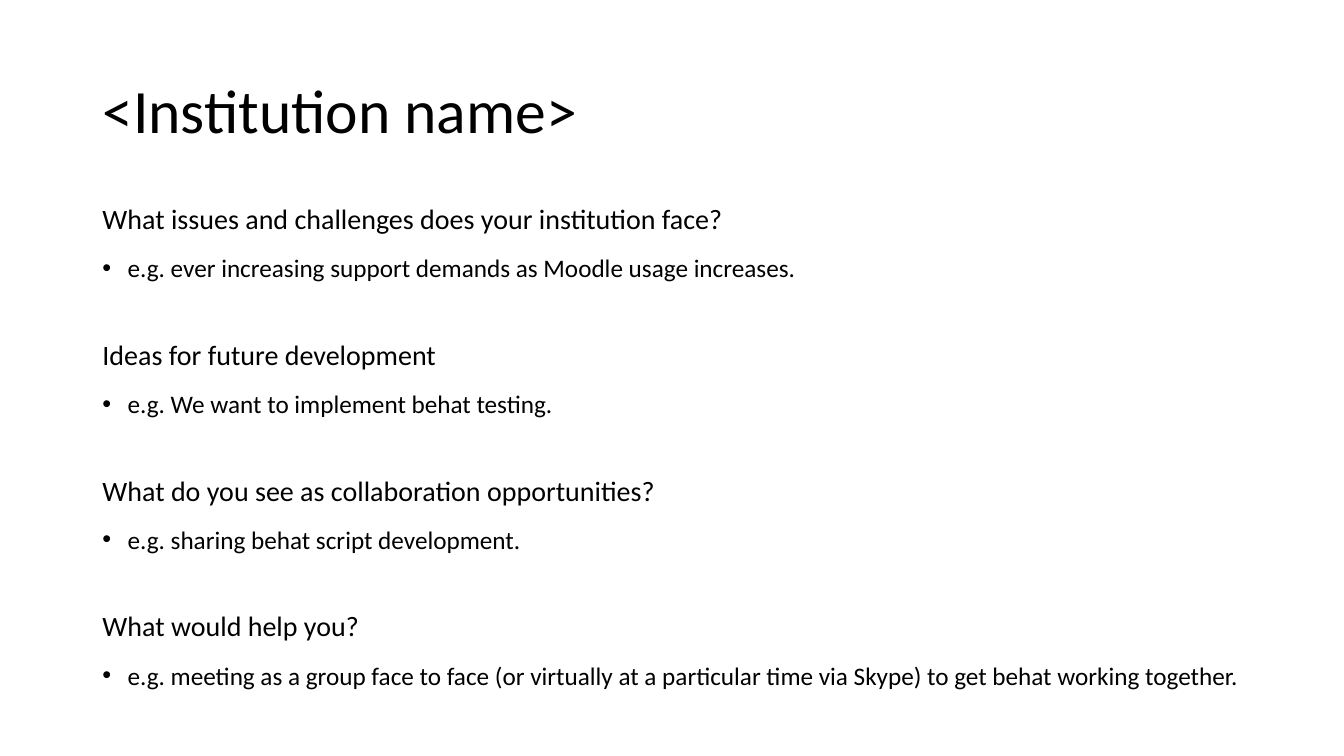
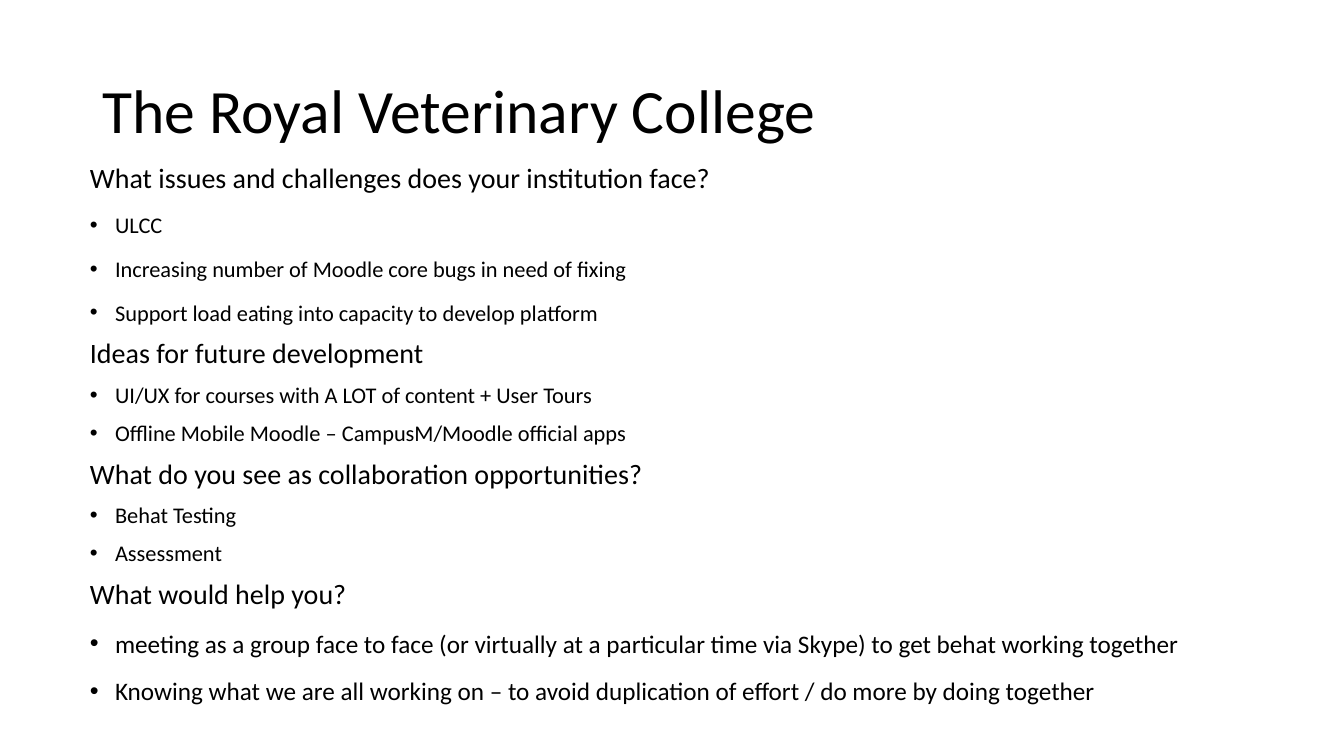
Before and after one commit to moodle-tech-users-london/info, a slide deck: slide 2 of presentations/round-the-room-20161214.pptx. Drawn at 1344x756 pixels with LibreOffice and Linux fonts; fonts in the diff are those of the drawing. Boxes give left, top, right and bottom in pixels: in the first picture for what was removed or moved away, otherwise in the second. Text is boxed around its words. In the diff, an @@ line names an element or a change of style, - is before the commit and + after.

Commit message:
Add RVC and LSE presentations

```diff
--- a/presentations/round-the-room-20161214.pptx
+++ b/presentations/round-the-room-20161214.pptx
@@ title at (x1=102, y1=90, x2=815, y2=144): text changed @@
-<Institution name>
+The Royal Veterinary College
@@ text "What issues and challenges does ..." moved from (x1=102, y1=209, x2=1237, y2=690) to (x1=90, y1=168, x2=1177, y2=705) @@
@@ text at (x1=115, y1=218, x2=626, y2=325): text changed; size 18 to 16 pt @@
-• e.g. ever increasing support demands as Moodle usage increases.
+• ULCC
+• Increasing number of Moodle core bugs in need of fixing
+• Support load eating into capacity to develop platform
@@ text at (x1=115, y1=387, x2=626, y2=445): text changed; size 18 to 16 pt @@
-• e.g. We want to implement behat testing.
+• UI/UX for courses with A LOT of content + User Tours
+• Offline Mobile Moodle – CampusM/Moodle official apps
@@ text at (x1=115, y1=507, x2=236, y2=561): text changed; size 18 to 16 pt @@
-• e.g. sharing behat script development.
+• Behat Testing
+• Assessment
@@ text at (x1=115, y1=634, x2=1177, y2=705): text changed @@
-• e.g. meeting as a group face to face (or virtually at a particular time via Skype) to get behat working together.
+• meeting as a group face to face (or virtually at a particular time via Skype) to get behat working together
+• Knowing what we are all working on – to avoid duplication of effort / do more by doing together
```
Also in this commit, not shown: 1 other slide changed, 2 slides added.
